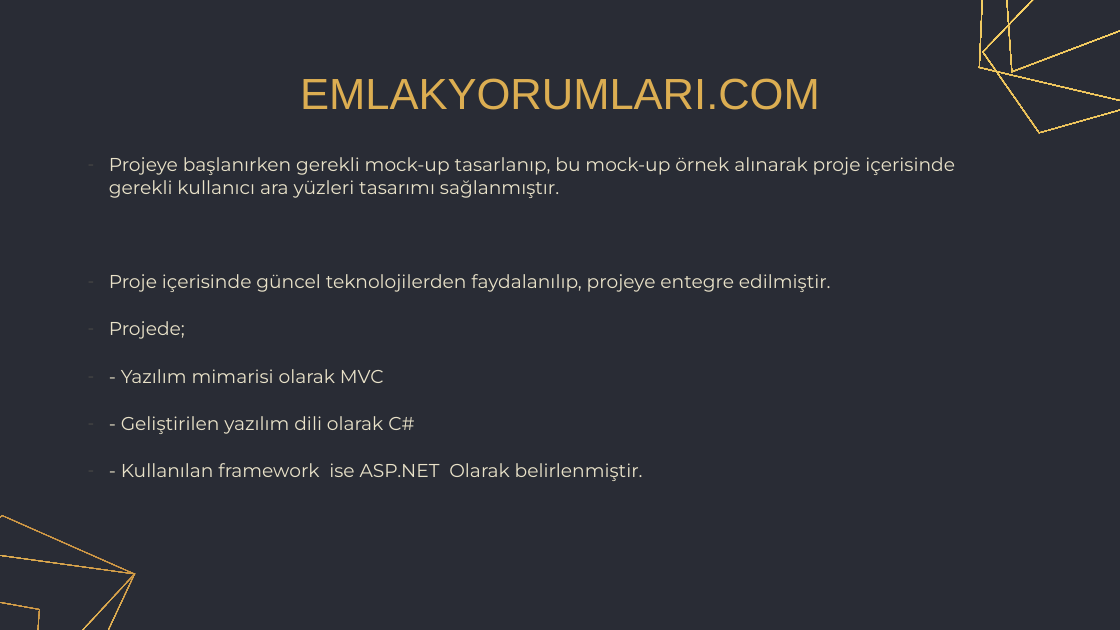
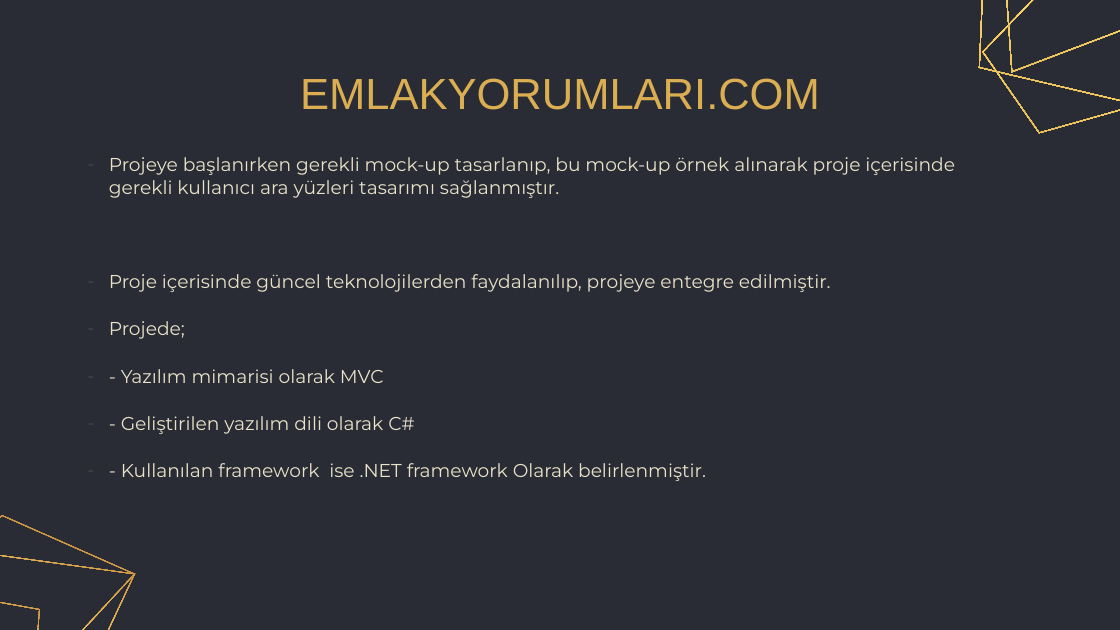
Before and after one commit to cmlblbn/Emlak_Yorumlari.com, a slide deck: slide 3 of Project_presentation/Project_presentation.pptx. Drawn at 1120x630 pixels with LibreOffice and Linux fonts; fonts in the diff are those of the drawing. Boxes give left, top, right and bottom in pixels: in the first picture for what was removed or moved away, otherwise in the second. Text is boxed around its words. In the diff, an @@ line names an element or a change of style, - is before the commit and + after.

```diff
--- a/Project_presentation/Project_presentation.pptx
+++ b/Project_presentation/Project_presentation.pptx
@@ subtitle at (121, 463, 706, 481): text changed @@
-– - Kullanılan framework ise ASP.NET Olarak belirlenmiştir.
+– - Kullanılan framework ise .NET framework Olarak belirlenmiştir.
```
Also in this commit, not shown: 11 other slides changed.
